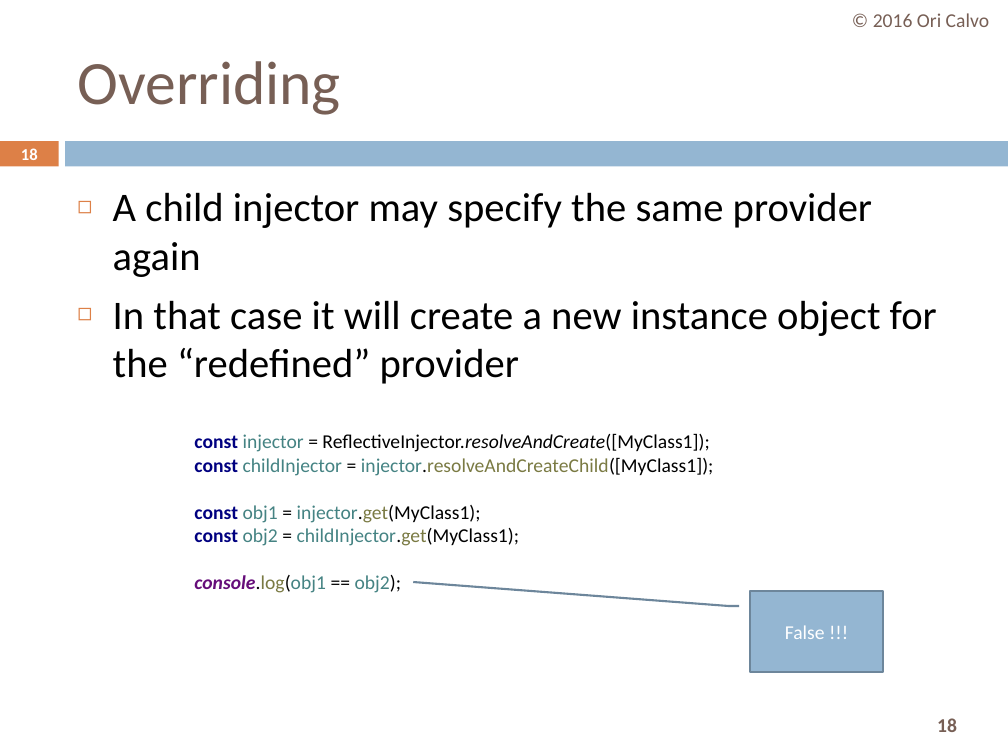
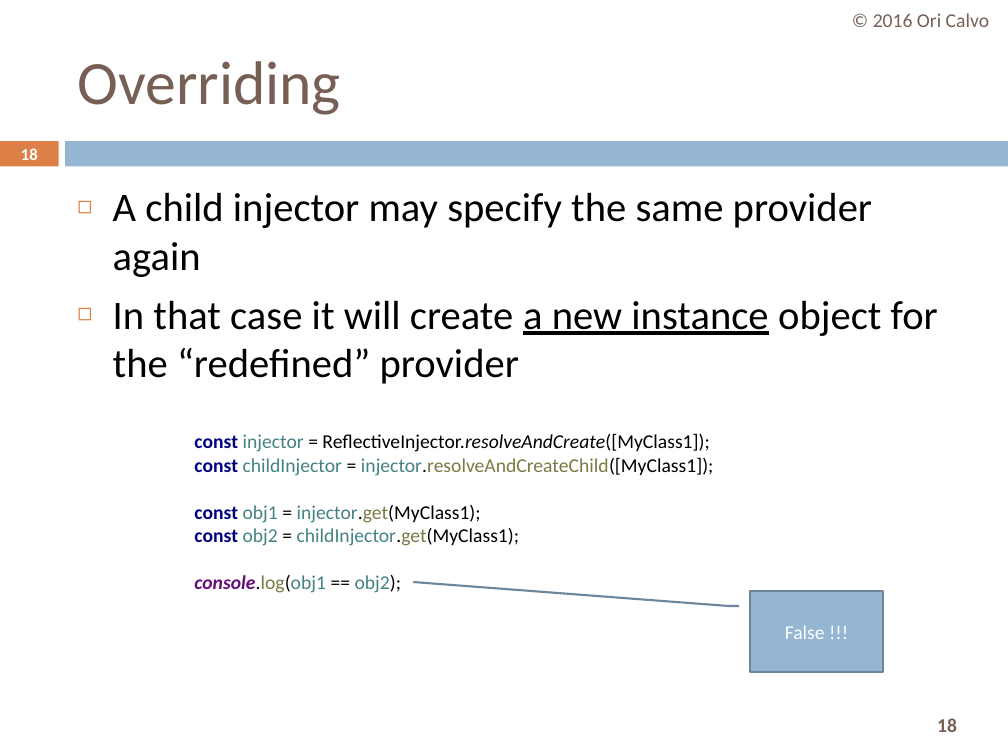
Before and after one commit to oricalvo/course-angular, a slide deck: slide 18 of PPTs/02 Dependency Injection.pptx. Drawn at 1008x756 pixels with LibreOffice and Linux fonts; fonts in the diff are those of the drawing. Boxes give left, top, right and bottom in pixels: in the first picture for what was removed or moved away, otherwise in the second. Text is boxed around its words. In the diff, an @@ line names an element or a change of style, - is before the commit and + after.

```diff
--- a/PPTs/02 Dependency Injection.pptx
+++ b/PPTs/02 Dependency Injection.pptx
@@ text at <box>113,300,938,384</box>: underline on in "a new instance" @@
```
Also in this commit, not shown: 11 other slides changed, 5 other files.
